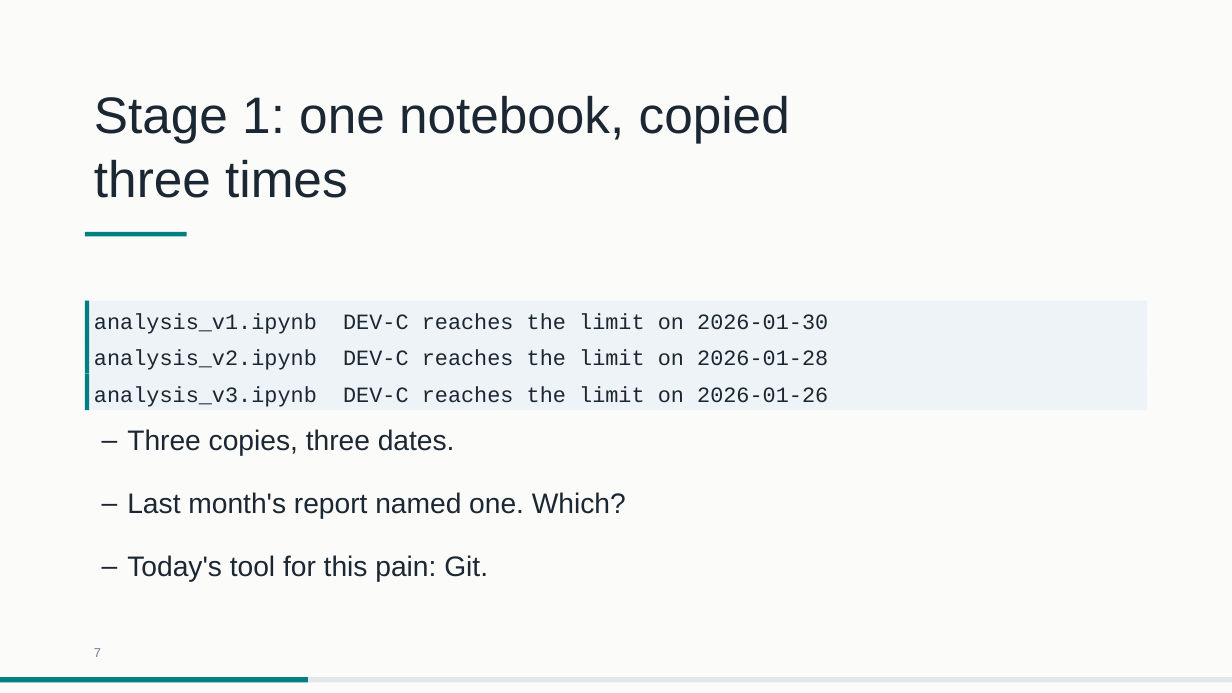
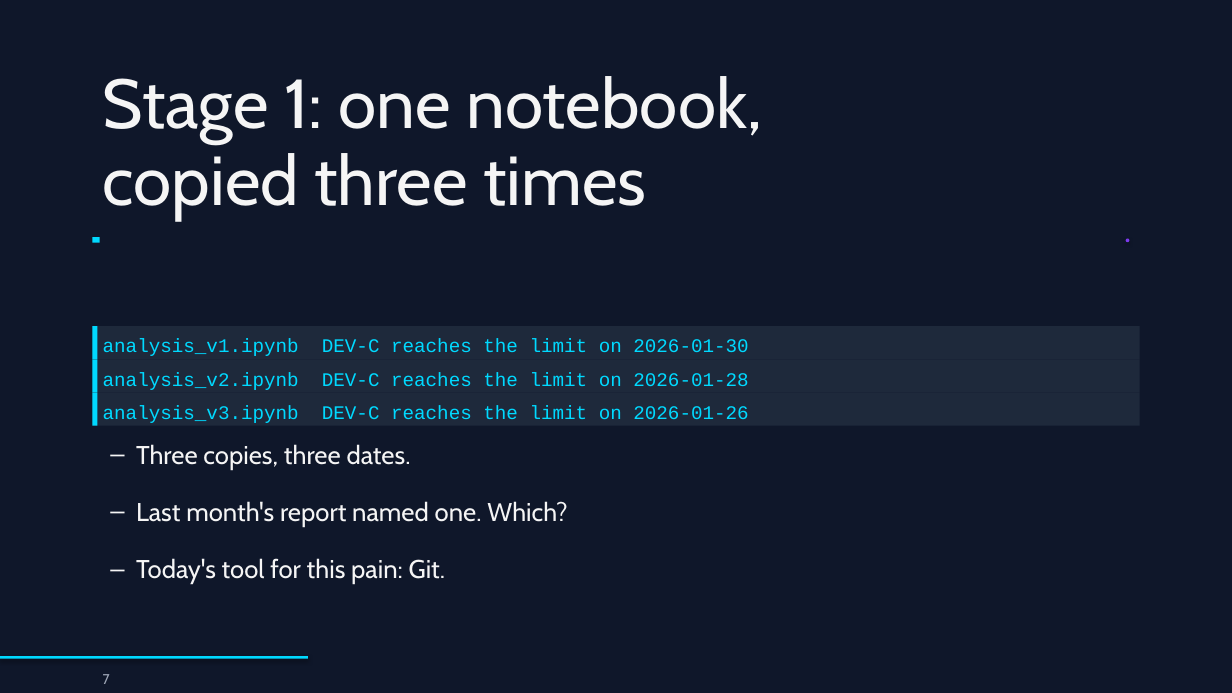
Before and after one commit to drweihungpan-lab/3R-teaching, a slide deck: slide 7 of materials/slides/session-1.pptx. Drawn at 1232x693 pixels with LibreOffice and Linux fonts; fonts in the diff are those of the drawing. Boxes give left, top, right and bottom in pixels: in the first picture for what was removed or moved away, otherwise in the second. Text is boxed around its words. In the diff, an @@ line names an element or a change of style, - is before the commit and + after.

```diff
--- a/materials/slides/session-1.pptx
+++ b/materials/slides/session-1.pptx
@@ background #FBFBF9 to #0F172A @@
@@ text "Stage 1: one notebook, copied ...": place and size @@
-text "Stage 1: one notebook, copied ..." at (94,95,790,198)
+text "Stage 1: one notebook, copied ..." at (103,76,763,220)
@@ text "Stage 1: one notebook, copied ..." at (103,76,763,220): size 40 to 54 pt, font Arial to Cabin, text colour #1B2733 to #F5F5F5; line spacing 50pt to 60pt @@
@@ fill #007F82 to #00D9FF in 4 elements at (92,393,98,426), (92,360,98,393), (92,326,98,360), (92,238,100,243) @@
@@ rectangle: place and size @@
-rectangle at (85,232,187,237)
+rectangle at (92,238,100,243)
@@ ellipse added at (1126,238,1129,242), fill #7C3AED @@
@@ rectangle "analysis_v1.ipynb DEV-C reaches the limit ..." at (92,326,1140,360): size 17 to 15 pt, text colour #1B2733 to #00D9FF; line spacing 22.4pt to 19.8pt; fill #EDF3F6 to #1E293B @@
@@ rectangle "analysis_v1.ipynb DEV-C reaches the limit ...": place and size @@
-rectangle "analysis_v1.ipynb DEV-C reaches the limit ..." at (85,300,1147,337)
+rectangle "analysis_v1.ipynb DEV-C reaches the limit ..." at (92,326,1140,360)
@@ rectangle: place and size @@
-rectangle at (85,300,89,337)
+rectangle at (92,326,98,360)
@@ text "analysis_v2.ipynb DEV-C reaches the limit ...": place and size @@
-text "analysis_v2.ipynb DEV-C reaches the limit ..." at (94,349,828,370)
+text "analysis_v2.ipynb DEV-C reaches the limit ..." at (103,372,748,390)
@@ text "analysis_v2.ipynb DEV-C reaches the limit ..." at (103,372,748,390): size 17 to 15 pt, text colour #1B2733 to #00D9FF; line spacing 22.4pt to 19.8pt @@
@@ rectangle: place and size @@
-rectangle at (85,337,89,374)
+rectangle at (92,360,98,393)
@@ rectangle "analysis_v3.ipynb DEV-C reaches the limit ...": place and size @@
-rectangle "analysis_v3.ipynb DEV-C reaches the limit ..." at (85,373,1147,410)
+rectangle "analysis_v3.ipynb DEV-C reaches the limit ..." at (92,393,1140,426)
@@ rectangle "analysis_v3.ipynb DEV-C reaches the limit ..." at (92,393,1140,426): size 17 to 15 pt, text colour #1B2733 to #00D9FF; line spacing 22.4pt to 19.8pt; fill #EDF3F6 to #1E293B @@
@@ rectangle: place and size @@
-rectangle at (85,373,89,410)
+rectangle at (92,393,98,426)
@@ size 22 to 20 pt, font Arial to Cabin, text colour #1B2733 to #F5F5F5; line spacing 33pt to 30pt in 3 elements at (136,558,445,584), (136,501,567,527), (136,444,411,469) @@
@@ text "Three copies, three dates.": place and size @@
-text "Three copies, three dates." at (127,429,455,456)
+text "Three copies, three dates." at (136,444,411,469)
@@ text "Last month's report named one. ...": place and size @@
-text "Last month's report named one. ..." at (127,492,626,519)
+text "Last month's report named one. ..." at (136,501,567,527)
@@ text "Today's tool for this pain: ...": place and size @@
-text "Today's tool for this pain: ..." at (127,555,488,582)
+text "Today's tool for this pain: ..." at (136,558,445,584)
@@ rectangle: place and size @@
-rectangle at (0,677,308,683)
+rectangle at (0,656,308,659)
@@ rectangle at (0,656,308,659): fill #007F82 to #00D9FF; shadow on @@
@@ rectangle removed at (0,677,1232,683) @@
@@ text "7": place and size @@
-text "7" at (94,648,101,657)
+text "7" at (103,674,110,684)
@@ text "7" at (103,674,110,684): size 10 to 11 pt, font Arial to Cabin, text colour #6E7F8D to #A0A8B8; line spacing 13.2pt to 14.5pt @@
```
Also in this commit, not shown: 27 other slides changed, 2 other files.
